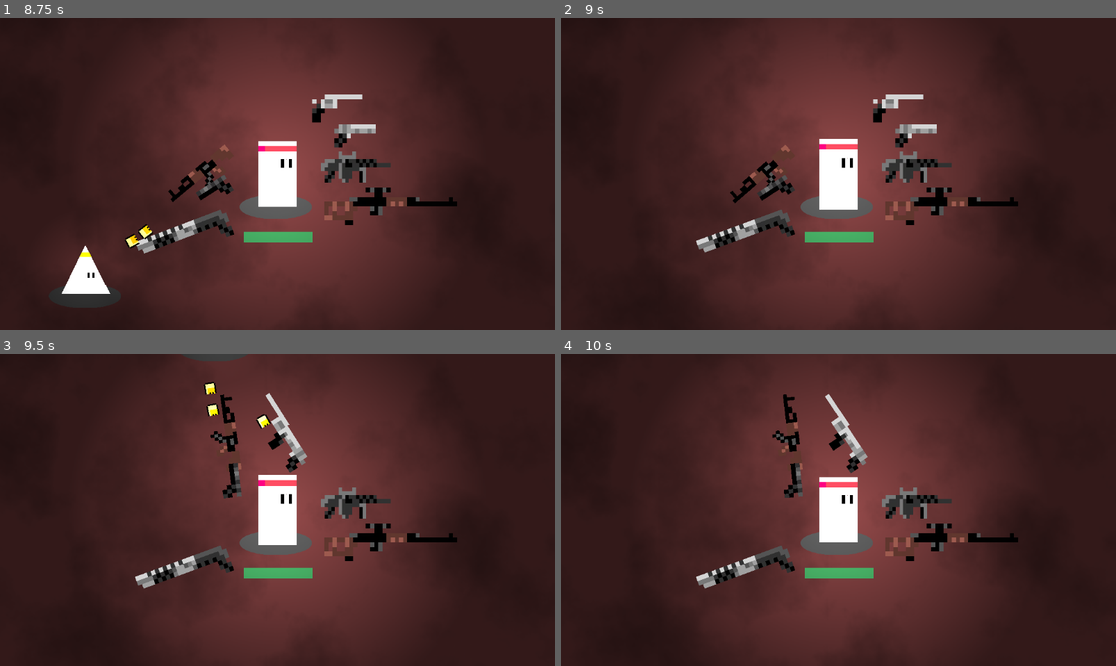
Above: before the commit, frames 1-4 (two rows, left to right).
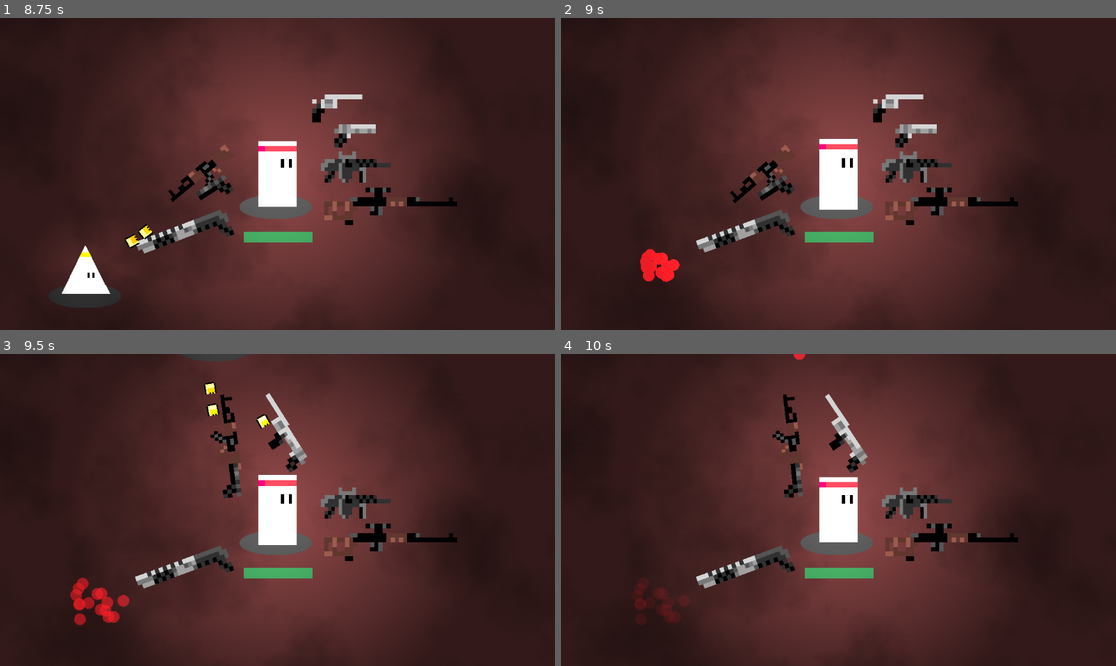
Above: after the commit, the same moments.

Repository: SK1PPR/byog24
Game: Godot game, scene res://scenes/main.tscn
Same seed, same stepped clock (60 frames per second), same inputs: the game is played once before the commit and once after it. The engine's default icon, where the game draws it, is replaced by a stand-in: a white triangle on a blue panel in a dark square.
Inputs (mouse positions are in pixels of both pictures, inside the frame that each line leads up to):
- Up to frame 1 (8.75 s): move the mouse to (399, 158) at 0.52 s; click (399, 158) at 0.67 s; move the mouse to (166, 189) at 1.27 s; click (166, 189) at 1.42 s; move the mouse to (333, 105) at 2.02 s; click (333, 105) at 2.17 s; move the mouse to (249, 236) at 2.77 s; click (249, 236) at 2.92 s; move the mouse to (444, 220) at 3.52 s; click (444, 220) at 3.67 s; move the mouse to (111, 127) at 4.27 s; click (111, 127) at 4.42 s; tap Enter at 5 s; move the mouse to (305, 174) at 5.02 s; click (305, 174) at 5.17 s; move the mouse to (194, 96) at 5.77 s; click (194, 96) at 5.92 s; move the mouse to (399, 158) at 6.52 s; click (399, 158) at 6.67 s; move the mouse to (166, 189) at 7.27 s; click (166, 189) at 7.42 s; move the mouse to (333, 105) at 8.02 s; click (333, 105) at 8.17 s
- Up to frame 2 (9 s): move the mouse to (810, 236) at 8.77 s; click (810, 236) at 8.92 s
- Up to frame 3 (9.5 s): no input
- Up to frame 4 (10 s): move the mouse to (1005, 556) at 9.52 s; click (1005, 556) at 9.67 s

Frame 1 is identical in both runs. In frame 2, 0.5% of the frame differs, in the area x 14-22%, y 73-85%; in frame 3, 0.7%, in the area x 12-24%, y 71-87%; in frame 4, 0.3%.

Commit message:
add blood

Diff:
--- a/scripts/pentagon.gd
+++ b/scripts/pentagon.gd
@@ -45,9 +45,18 @@
 				separation -= repelling_force  # Subtract to push away from other enemies
 	return separation
 
-func take_damage(damage: float = 1):
-	health -= damage
+func add_particle_simulation():
+	var particle_scene = load("res://scenes/blood.tscn")
+	for i in range(30):
+		var particle_instance = particle_scene.instantiate()
+		get_parent().add_child(particle_instance)
+		particle_instance.global_position = global_position
+
+
+func take_damage():
+	health -= 1
 	#$Slime.play_hurt()
-	if health <= 0:
+	if health == 0:
+		add_particle_simulation()
 		emit_signal("on_death")
 		queue_free()
--- a/scripts/square.gd
+++ b/scripts/square.gd
@@ -42,12 +42,21 @@
 	velocity += get_separation_vector() * 100.0  # Increase to adjust the repelling force
 	move_and_collide(velocity*_delta)
 
-func take_damage(damage: float = 1):
-	health -= damage
+func take_damage():
+	health -= 1
 	#$Slime.play_hurt()
-	if health <= 0:
+	if health == 0:
+		add_particle_simulation()
 		emit_signal("on_death")
 		queue_free()
+
+func add_particle_simulation():
+	var particle_scene = load("res://scenes/blood.tscn")
+	for i in range(30):
+		var particle_instance = particle_scene.instantiate()
+		get_parent().add_child(particle_instance)
+		particle_instance.global_position = global_position
+
 func get_separation_vector() -> Vector2:
 	var separation = Vector2.ZERO
 	if parent_node.get_children().size() != 0:
--- a/scripts/triangle.gd
+++ b/scripts/triangle.gd
@@ -38,9 +38,17 @@
 				separation -= repelling_force  # Subtract to push away from other enemies
 	return separation
 
-func take_damage(damage: float = 1):
-	health -= damage
+func take_damage():
+	health -= 1
 	#$Slime.play_hurt()
-	if health <= 0:
+	if health == 0:
+		add_particle_simulation()
 		emit_signal("on_death")
 		queue_free()
+
+func add_particle_simulation():
+	var particle_scene = load("res://scenes/blood.tscn")
+	for i in range(15):
+		var particle_instance = particle_scene.instantiate()
+		get_parent().add_child(particle_instance)
+		particle_instance.global_position = global_position
Not shown: 1 places in scenes/blood.tscn that only renumber resources
